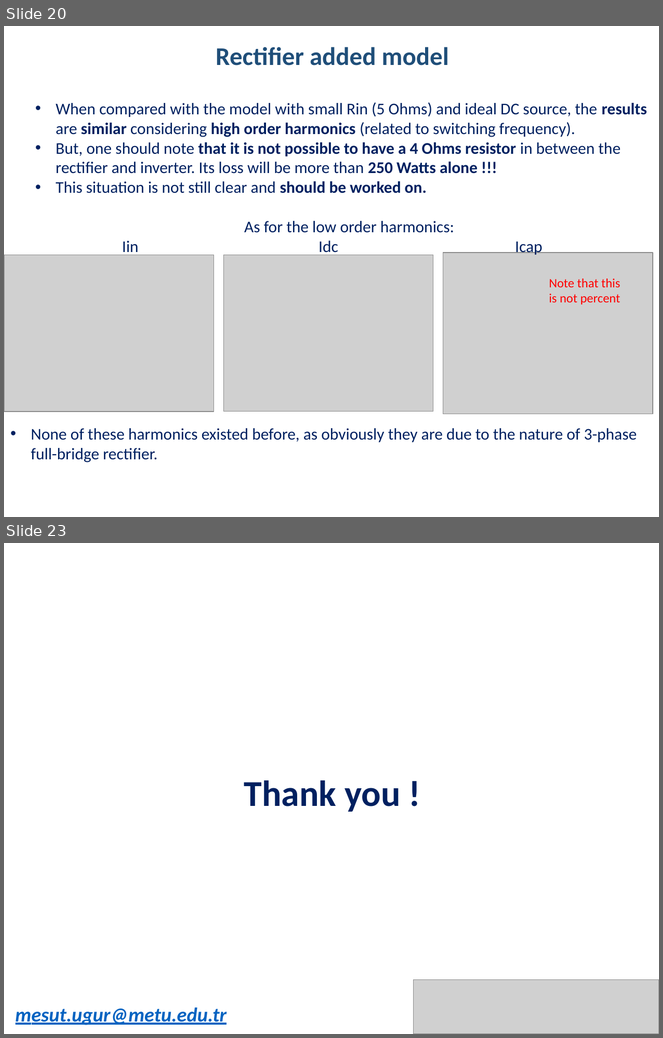
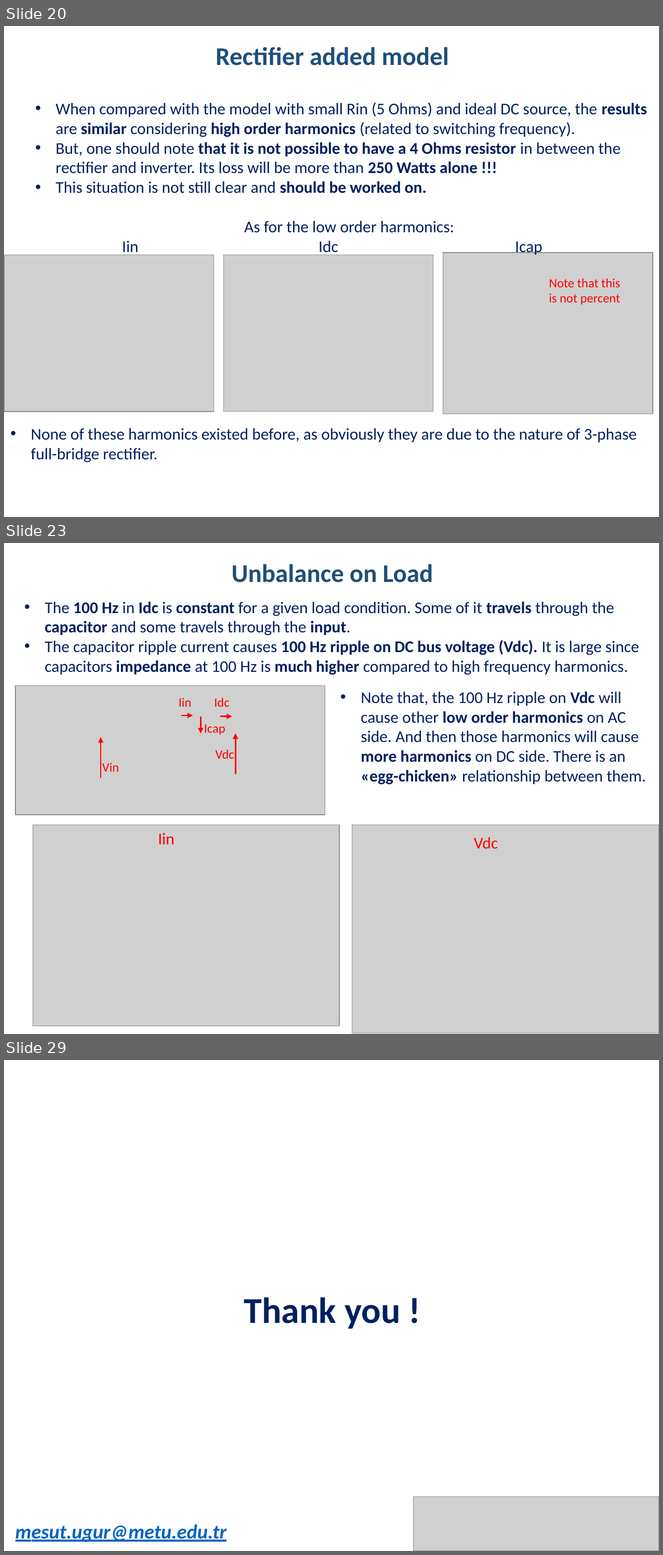
Before and after one commit to hakanpolat/IMMD, a slide deck: Simulation/dcbusmodelwrapup/immd_dcbusmodelwrapup.pptx. Shown one above the other, each under a label of ours: slides 20 and 23 before the commit, slides 20, 23 and 29 after it; the slides between them are not shown. The pictures are 663x1038 and 663x1555 pixels, drawn with LibreOffice and Linux fonts; fonts in the diff are those of the drawing; grey boxes stand for pictures. Boxes give left, top, right and bottom in pixels: in the first picture for what was removed or moved away, otherwise in the second. Text is boxed around its words. In the diff, an @@ line names an element or a change of style, - is before the commit and + after.

Commit message:
Tek modülde load unbalance olması durumu incelendi. Yavaş yavaş seri-paralel ve interleaving senaryolarına geçilecek.

```diff
--- a/Simulation/dcbusmodelwrapup/immd_dcbusmodelwrapup.pptx
+++ b/Simulation/dcbusmodelwrapup/immd_dcbusmodelwrapup.pptx
@@ slide 23 added at [4, 543, 659, 1034], background #FFFFFF @@
@@ text added at [232, 564, 434, 583], 28 pt, text #1F4E79, bold @@
+Unbalance on Load
@@ text added at [45, 602, 639, 675], 18 pt, text #002060 @@
+• The 100 Hz in Idc is constant for a given load condition. Some of it travels through the capacitor and some travels through the input.
+• The capacitor ripple current causes 100 Hz ripple on DC bus voltage (Vdc). It is large since capacitors impedance at 100 Hz is much higher compared to high frequency harmonics.
@@ picture added at [15, 686, 325, 815] @@
@@ text added at [179, 698, 192, 707], 14 pt, text #FF0000 @@
+Iin
@@ text added at [214, 698, 229, 707], 14 pt, text #FF0000 @@
+Idc
@@ text added at [361, 692, 646, 785], 18 pt, text #002060 @@
+• Note that, the 100 Hz ripple on Vdc will cause other low order harmonics on AC side. And then those harmonics will cause more harmonics on DC side. There is an «egg-chicken» relationship between them.
@@ arrow added from (181, 716) to (193, 716), #FF0000 1.5 pt @@
@@ arrow added from (201, 717) to (201, 734), #FF0000 1.5 pt @@
@@ text added at [204, 724, 226, 735], 14 pt, text #FF0000 @@
+Icap
@@ arrow added from (220, 717) to (232, 717), #FF0000 1.5 pt @@
@@ arrow added from (101, 778) to (101, 737), #FF0000 1.5 pt @@
@@ arrow added from (235, 774) to (235, 734), #FF0000 1.5 pt @@
@@ text added at [216, 750, 234, 759], 14 pt, text #FF0000 @@
+Vdc
@@ text added at [102, 763, 119, 772], 14 pt, text #FF0000 @@
+Vin
@@ picture added at [33, 825, 339, 1027] @@
@@ text added at [158, 833, 175, 845], 18 pt, text #FF0000 @@
+Iin
@@ picture added at [352, 825, 659, 1034] @@
@@ text added at [474, 837, 498, 849], 18 pt, text #FF0000 @@
+Vdc
@@ what was slide 23 is now slide 29 @@
```
Also in this commit, not shown: 1 slide changed, 6 other slides added, 1 slide removed, 5 other files.
